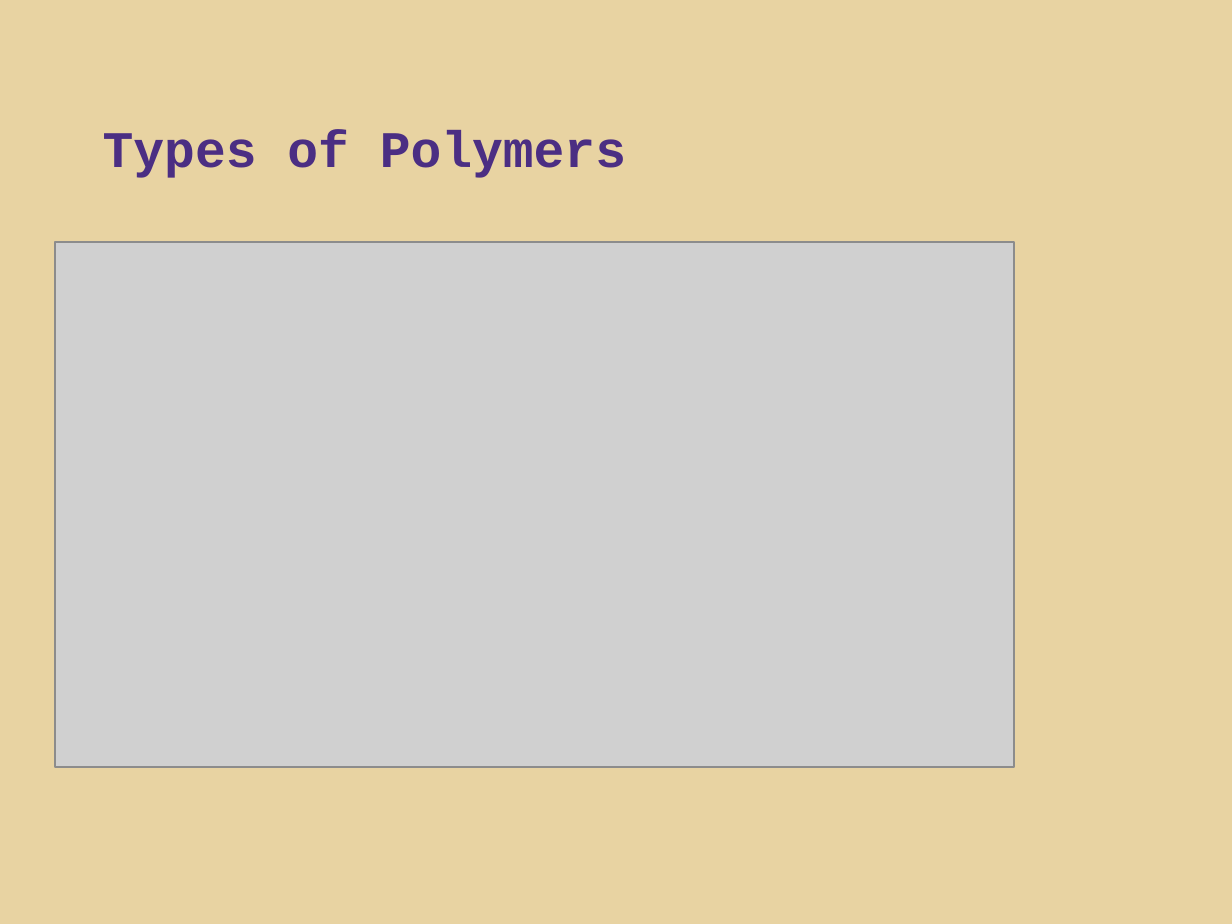
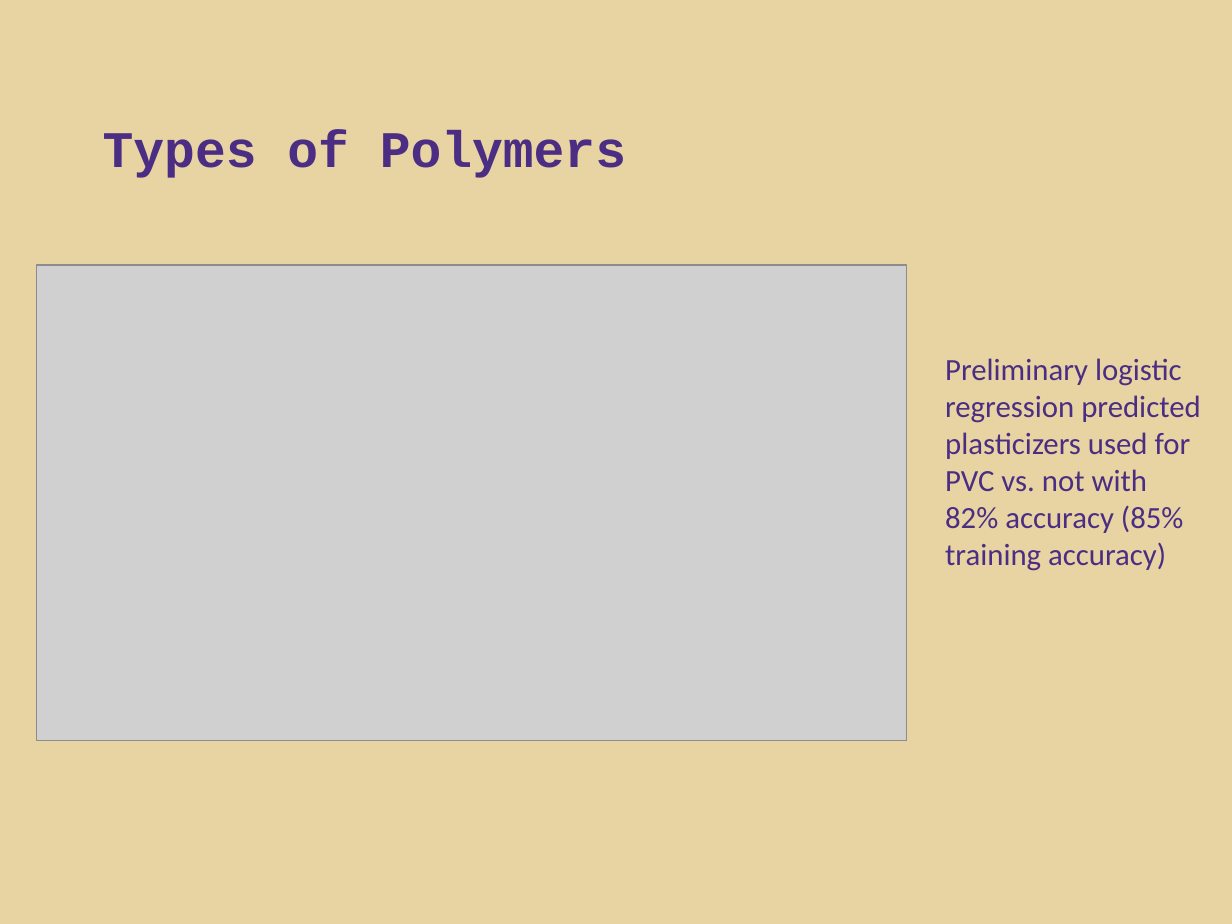
Before and after one commit to schaber/direct_capstone, a slide deck: slide 4 of docs/cargill_updates_200430.pptx. Drawn at 1232x924 pixels with LibreOffice and Linux fonts; fonts in the diff are those of the drawing; grey boxes stand for pictures; background and template pictures are left out. Boxes give left, top, right and bottom in pixels: in the first picture for what was removed or moved away, otherwise in the second. Text is boxed around its words. In the diff, an @@ line names an element or a change of style, - is before the commit and + after.

```diff
--- a/docs/cargill_updates_200430.pptx
+++ b/docs/cargill_updates_200430.pptx
@@ picture: place and size @@
-picture at [55, 241, 1014, 766]
+picture at [37, 265, 907, 740]
@@ text added at [945, 358, 1200, 571], 18 pt, text #4B2E83 @@
+Preliminary logistic regression predicted plasticizers used for PVC vs. not with 82% accuracy (85% training accuracy)
```
Also in this commit, not shown: 1 other slide changed.
